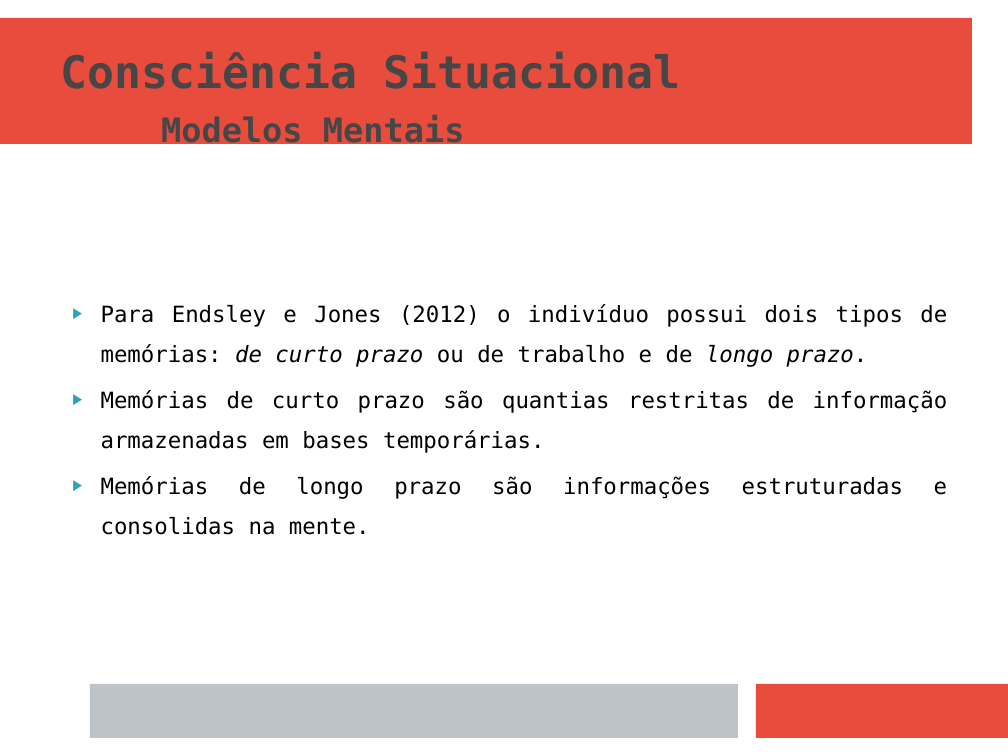
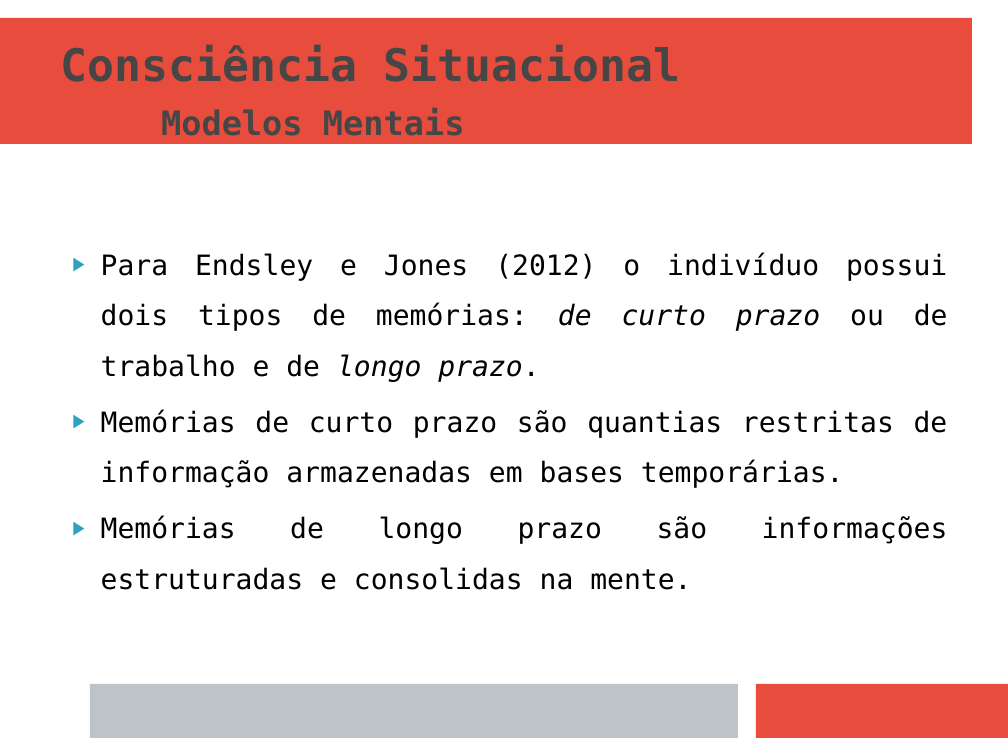
Before and after one commit to naninmartins/TCC-Modelo-de-AVA-com-CS-e-MDE, a slide deck: slide 9 of MODELO DE APOIO AO ENSINO EM AMBIENTES VIRTUAIS - APRESENTAÇÃO (linux).odp. Drawn at 1008x756 pixels with LibreOffice and Linux fonts; fonts in the diff are those of the drawing. Boxes give left, top, right and bottom in pixels: in the first picture for what was removed or moved away, otherwise in the second. Text is boxed around its words. In the diff, an @@ line names an element or a change of style, - is before the commit and + after.

```diff
--- a/MODELO DE APOIO AO ENSINO EM AMBIENTES VIRTUAIS - APRESENTAÇÃO (linux).odp
+++ b/MODELO DE APOIO AO ENSINO EM AMBIENTES VIRTUAIS - APRESENTAÇÃO (linux).odp
@@ title "Consciência Situacional Modelos Mentais" rewrapped from (x1=60, y1=52, x2=681, y2=149) to (x1=60, y1=45, x2=681, y2=136) @@
@@ text "Para Endsley e Jones (2012) ..." at (x1=101, y1=253, x2=948, y2=590): size 16 to 20 pt @@
```
Also in this commit, not shown: 19 other slides changed, 4 slides added, 7 other files.
